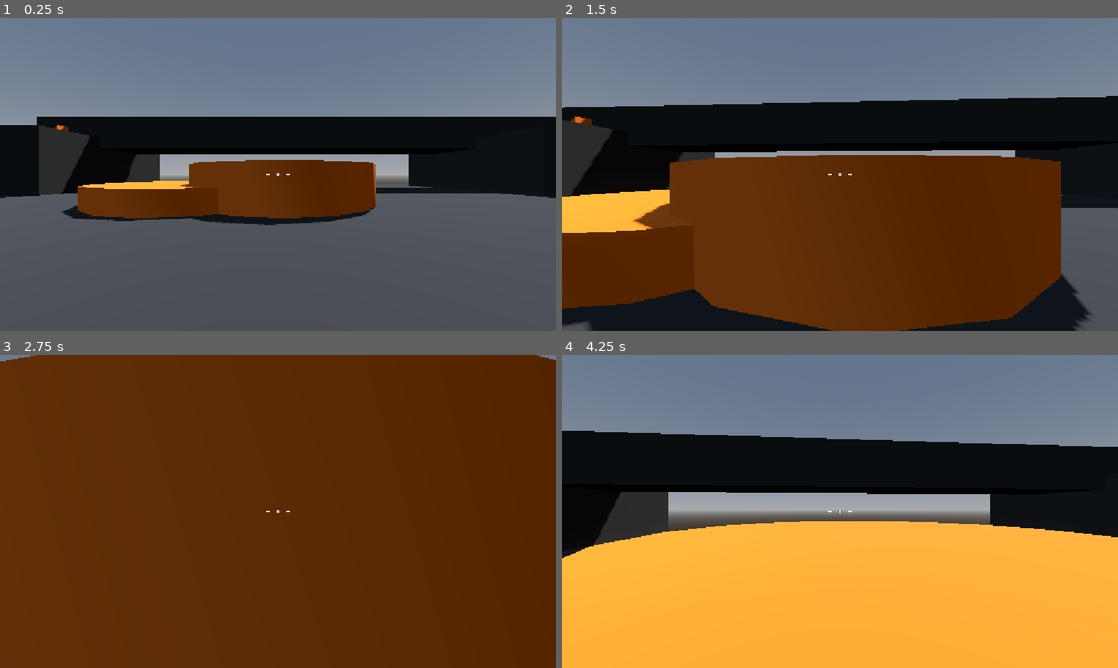
Above: before the commit, frames 1-4 (two rows, left to right).
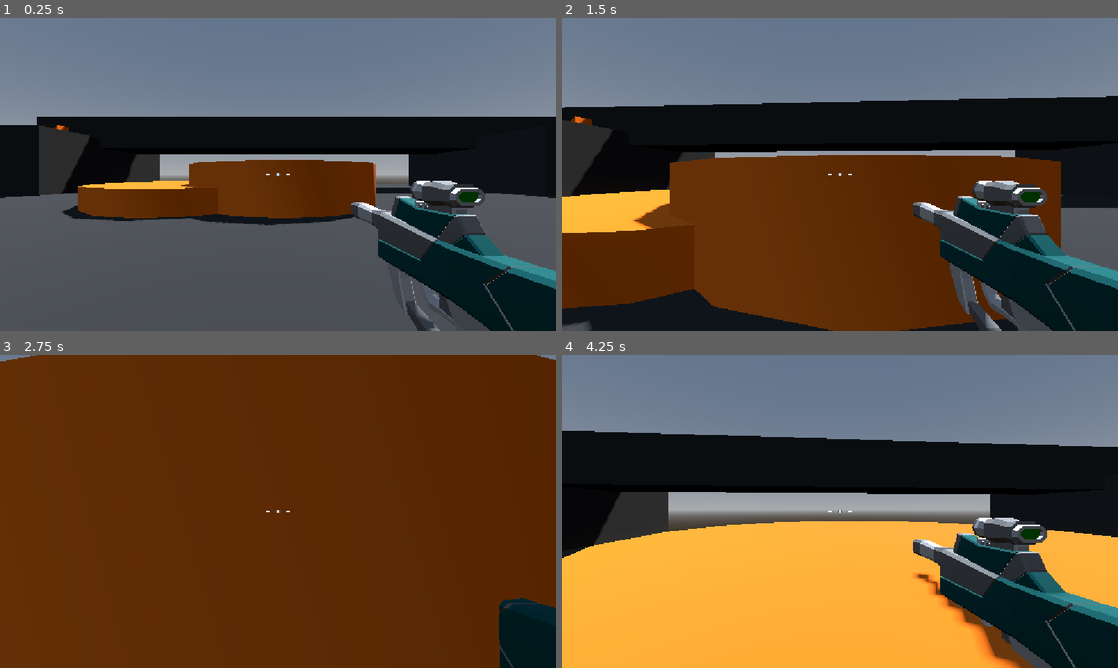
Above: after the commit, the same moments.

Repository: sylvainlap/gamedev.tv-robo-rampage
Game: Godot game, scene res://levels/sandbox.tscn
The game is run twice, just before and just after one commit, with the same random seed, the same clock (stepped at 60 frames per second) and the same inputs.
Inputs (mouse positions are in pixels of both pictures, inside the frame that each line leads up to):
- Up to frame 1 (0.25 s): no input
- Up to frame 2 (1.5 s): tap Enter at 0.5 s; move the mouse to (867, 174) at 0.52 s; press the mouse at (867, 174) at 0.53 s; hold W (move_forward) from 0.53 s (still down); tap Space (jump) at 0.77 s; move the mouse to (812, 174) at 1.27 s; release the mouse at (812, 174) at 1.28 s; click (812, 174) at 1.35 s
- Up to frame 3 (2.75 s): keep holding W (move_forward); tap Space (jump) at 1.52 s; move the mouse to (289, 505) at 2.02 s; press the mouse at (289, 505) at 2.03 s
- Up to frame 4 (4.25 s): keep holding W (move_forward); tap Space (jump) at 2.75, 3.02, 3.77 s; move the mouse to (834, 517) at 2.77 s; release the mouse at (834, 517) at 2.78 s; click (834, 517) at 2.85 s; move the mouse to (878, 514) at 3.52 s; press the mouse at (878, 514) at 3.53 s

The runs differ from the first frame. In frame 1, 9.4% of the frame differs, in the area x 63-100%, y 52-100%; in frame 2, 9.5%; in frame 3, 2.2%; in frame 4, 11%.

Commit message:
feat(game): course 4.12 done

Diff:
--- a/enemy/enemy.gd
+++ b/enemy/enemy.gd
@@ -4,11 +4,15 @@
 const SPEED = 5.0
 const JUMP_VELOCITY = 4.5
 
+@export var aggro_range: float = 12.0
+@export var attack_range: float = 1.5
+
 @onready var navigation_agent_3d: NavigationAgent3D = $NavigationAgent3D
+@onready var animation_player: AnimationPlayer = $AnimationPlayer
 
 var player: CharacterBody3D
 var provoked: bool = false
-var aggro_range: float = 12.0
+var distance: float
 
 
 func _ready() -> void:
@@ -16,8 +20,7 @@
 
 
 func _process(_delta: float) -> void:
-	var distance = global_position.distance_to(player.global_position)
-	print(distance)
+	distance = global_position.distance_to(player.global_position)
 
 	if distance <= aggro_range:
 		provoked = true
@@ -35,7 +38,11 @@
 
 		var direction = global_position.direction_to(next_position)
 
+		if distance <= attack_range:
+			animation_player.play("attack")
+
 		if direction:
+			_look_at_target(direction)
 			velocity.x = direction.x * SPEED
 			velocity.z = direction.z * SPEED
 		else:
@@ -43,3 +50,13 @@
 			velocity.z = move_toward(velocity.z, 0, SPEED)
 
 	move_and_slide()
+
+
+func _look_at_target(direction: Vector3) -> void:
+	var adjusted_direction = direction
+	adjusted_direction.y = 0
+	look_at(global_position + adjusted_direction, Vector3.UP, true)
+
+
+func _attack() -> void:
+	print("attack")
--- a/enemy/enemy.tscn
+++ b/enemy/enemy.tscn
@@ -5,6 +5,111 @@
 [sub_resource type="CapsuleMesh" id="CapsuleMesh_scxef"]
 
 [sub_resource type="CapsuleShape3D" id="CapsuleShape3D_2mvqj"]
+
+[sub_resource type="StandardMaterial3D" id="StandardMaterial3D_2mvqj"]
+albedo_color = Color(1, 0, 0, 1)
+
+[sub_resource type="BoxMesh" id="BoxMesh_jfg3o"]
+size = Vector3(0.5, 0.2, 0.2)
+
+[sub_resource type="Animation" id="Animation_2mvqj"]
+length = 0.001
+tracks/0/type = "value"
+tracks/0/imported = false
+tracks/0/enabled = true
+tracks/0/path = NodePath("Visor:position")
+tracks/0/interp = 1
+tracks/0/loop_wrap = true
+tracks/0/keys = {
+"times": PackedFloat32Array(0),
+"transitions": PackedFloat32Array(1),
+"update": 0,
+"values": [Vector3(0, 1.5, 0.5)]
+}
+tracks/1/type = "value"
+tracks/1/imported = false
+tracks/1/enabled = true
+tracks/1/path = NodePath("Visor:scale")
+tracks/1/interp = 1
+tracks/1/loop_wrap = true
+tracks/1/keys = {
+"times": PackedFloat32Array(0),
+"transitions": PackedFloat32Array(1),
+"update": 0,
+"values": [Vector3(1, 1, 1)]
+}
+tracks/2/type = "value"
+tracks/2/imported = false
+tracks/2/enabled = true
+tracks/2/path = NodePath("Visor:material_override:albedo_color")
+tracks/2/interp = 1
+tracks/2/loop_wrap = true
+tracks/2/keys = {
+"times": PackedFloat32Array(0),
+"transitions": PackedFloat32Array(1),
+"update": 0,
+"values": [Color(1, 0, 0, 1)]
+}
+
+[sub_resource type="Animation" id="Animation_ofsxj"]
+resource_name = "attack"
+length = 0.5
+tracks/0/type = "value"
+tracks/0/imported = false
+tracks/0/enabled = true
+tracks/0/path = NodePath("Visor:position")
+tracks/0/interp = 1
+tracks/0/loop_wrap = true
+tracks/0/keys = {
+"times": PackedFloat32Array(0, 0.2, 0.5),
+"transitions": PackedFloat32Array(-2, -2, -2),
+"update": 0,
+"values": [Vector3(0, 1.5, 0.5), Vector3(0, 1.5, 0.6), Vector3(0, 1.5, 0.5)]
+}
+tracks/1/type = "value"
+tracks/1/imported = false
+tracks/1/enabled = true
+tracks/1/path = NodePath("Visor:scale")
+tracks/1/interp = 1
+tracks/1/loop_wrap = true
+tracks/1/keys = {
+"times": PackedFloat32Array(0, 0.2, 0.5),
+"transitions": PackedFloat32Array(-2, -2, -2),
+"update": 0,
+"values": [Vector3(1, 1, 1), Vector3(1.5, 1.5, 1.5), Vector3(1, 1, 1)]
+}
+tracks/2/type = "value"
+tracks/2/imported = false
+tracks/2/enabled = true
+tracks/2/path = NodePath("Visor:material_override:albedo_color")
+tracks/2/interp = 1
+tracks/2/loop_wrap = true
+tracks/2/keys = {
+"times": PackedFloat32Array(0.0009999999, 0.2, 0.5),
+"transitions": PackedFloat32Array(-2, -2, -2),
+"update": 0,
+"values": [Color(1, 0, 0, 1), Color(1, 1, 1, 1), Color(1, 0, 0, 1)]
+}
+tracks/3/type = "method"
+tracks/3/imported = false
+tracks/3/enabled = true
+tracks/3/path = NodePath(".")
+tracks/3/interp = 1
+tracks/3/loop_wrap = true
+tracks/3/keys = {
+"times": PackedFloat32Array(0.2),
+"transitions": PackedFloat32Array(1),
+"values": [{
+"args": [],
+"method": &"_attack"
+}]
+}
+
+[sub_resource type="AnimationLibrary" id="AnimationLibrary_ppra6"]
+_data = {
+&"RESET": SubResource("Animation_2mvqj"),
+&"attack": SubResource("Animation_ofsxj")
+}
 
 [node name="Enemy" type="CharacterBody3D" unique_id=529281462]
 script = ExtResource("1_2mvqj")
@@ -19,3 +124,11 @@
 
 [node name="NavigationAgent3D" type="NavigationAgent3D" parent="." unique_id=1752358823]
 debug_enabled = true
+
+[node name="Visor" type="MeshInstance3D" parent="." unique_id=884218667]
+transform = Transform3D(1, 0, 0, 0, 1, 0, 0, 0, 1, 0, 1.5, 0.5)
+material_override = SubResource("StandardMaterial3D_2mvqj")
+mesh = SubResource("BoxMesh_jfg3o")
+
+[node name="AnimationPlayer" type="AnimationPlayer" parent="." unique_id=1645526028]
+libraries/ = SubResource("AnimationLibrary_ppra6")
--- a/player/player.tscn
+++ b/player/player.tscn
@@ -3,6 +3,7 @@
 [ext_resource type="Script" uid="uid://bmbswpp1y34gq" path="res://player/player.gd" id="1_oul6g"]
 [ext_resource type="Script" uid="uid://fxsyr4f5it5d" path="res://player/smooth_camera.gd" id="2_rkbax"]
 [ext_resource type="Script" uid="uid://cnmpasqdeiymq" path="res://player/crosshair.gd" id="3_g1dw6"]
+[ext_resource type="PackedScene" uid="uid://0mecb5mbamv1" path="res://weapons/smg.tscn" id="3_yw30f"]
 
 [sub_resource type="CapsuleMesh" id="CapsuleMesh_xgomg"]
 
@@ -27,6 +28,8 @@
 top_level = true
 script = ExtResource("2_rkbax")
 
+[node name="SMG" parent="CameraPivot/SmoothCamera" unique_id=2067759232 instance=ExtResource("3_yw30f")]
+
 [node name="CenterContainer" type="CenterContainer" parent="." unique_id=790137399]
 anchors_preset = 15
 anchor_right = 1.0
--- a/project.godot
+++ b/project.godot
@@ -51,6 +51,11 @@
 "events": [Object(InputEventKey,"resource_local_to_scene":false,"resource_name":"","device":-1,"window_id":0,"alt_press …(191 unchanged characters)…
 ]
 }
+fire={
+"deadzone": 0.2,
+"events": [Object(InputEventMouseButton,"resource_local_to_scene":false,"resource_name":"","device":-1,"window_id":0,"alt_pressed":false,"shift_pressed":false,"ctrl_pressed":false,"meta_pressed":false,"button_mask":0,"position":Vector2(0, 0),"global_position":Vector2(0, 0),"factor":1.0,"button_index":1,"canceled":false,"pressed":false,"double_click":false,"script":null)
+]
+}
 
 [physics]
 
--- /dev/null
+++ b/weapons/hitscan_weapon.gd
@@ -0,0 +1,12 @@
+extends Node3D
+
+@export var fire_rate: float = 14.0
+
+@onready var cooldown_timer: Timer = $CooldownTimer
+
+
+func _process(delta: float) -> void:
+	if Input.is_action_pressed("fire"):
+		if cooldown_timer.is_stopped():
+			cooldown_timer.start(1.0 / fire_rate)
+			print("fire")
--- /dev/null
+++ b/weapons/hitscan_weapon.tscn
@@ -0,0 +1,9 @@
+[gd_scene format=3 uid="uid://cgvba5lrad1wk"]
+
+[ext_resource type="Script" uid="uid://djjk135by41d5" path="res://weapons/hitscan_weapon.gd" id="1_2hwtp"]
+
+[node name="HitscanWeapon" type="Node3D" unique_id=2067759232]
+script = ExtResource("1_2hwtp")
+
+[node name="CooldownTimer" type="Timer" parent="." unique_id=1693484573]
+one_shot = true
--- /dev/null
+++ b/weapons/smg.tscn
@@ -0,0 +1,9 @@
+[gd_scene format=3 uid="uid://0mecb5mbamv1"]
+
+[ext_resource type="PackedScene" uid="uid://cgvba5lrad1wk" path="res://weapons/hitscan_weapon.tscn" id="1_6vhuu"]
+[ext_resource type="PackedScene" uid="uid://bprjbo33yqwis" path="res://assets/smg/SMG.glb" id="1_n4llf"]
+
+[node name="SMG" unique_id=2067759232 instance=ExtResource("1_6vhuu")]
+
+[node name="SMG" parent="." index="1" unique_id=2024608351 instance=ExtResource("1_n4llf")]
+transform = Transform3D(1, 0, 0, 0, 1, 0, 0, 0, 1, 0.7, -0.35, -0.7)
Binary file added: assets/smg/SMG.glb
Not shown, added: assets/smg/SMG.glb.import
Binary file added: assets/smg/SMG_Palette-Colour.png
Not shown, added: assets/smg/SMG_Palette-Colour.png.import
Not shown, added: weapons/hitscan_weapon.gd.uid
